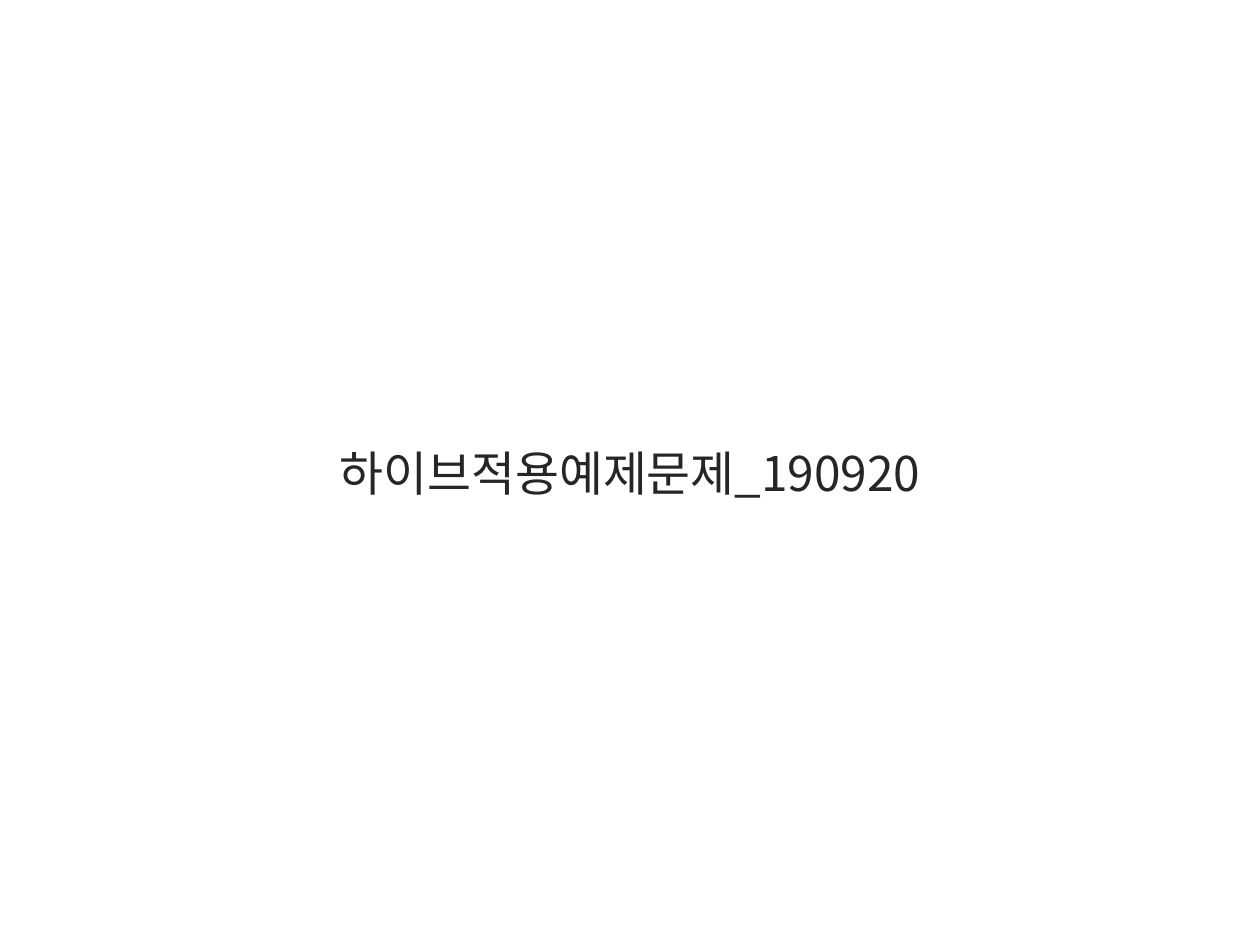
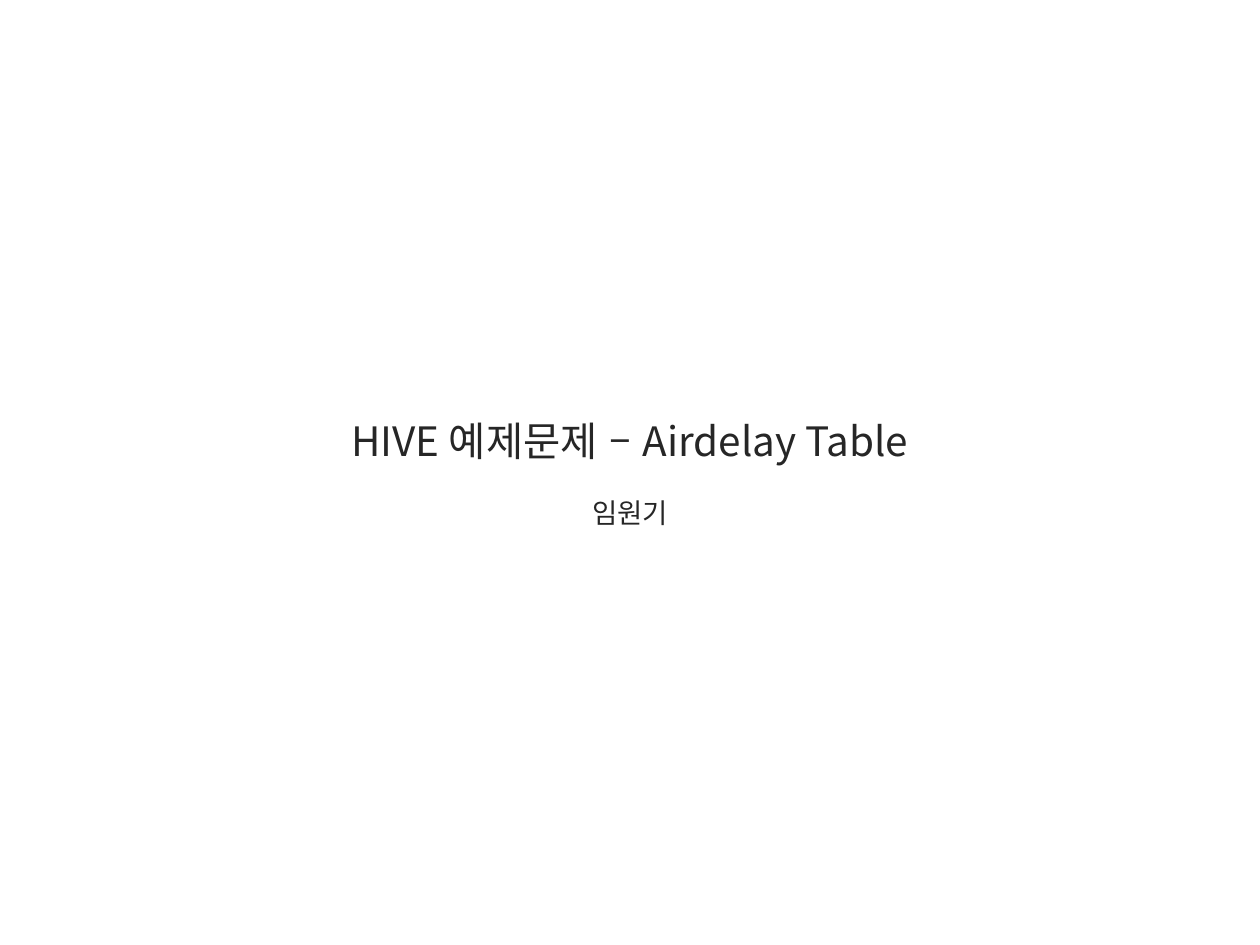
Before and after one commit to limwonki0619/Reference, a slide deck: slide 1 of Hadoop/HIVE/hive_example/HIVE_예제.pptx. Drawn at 1260x945 pixels with LibreOffice and Linux fonts; fonts in the diff are those of the drawing. Boxes give left, top, right and bottom in pixels: in the first picture for what was removed or moved away, otherwise in the second. Text is boxed around its words. In the diff, an @@ line names an element or a change of style, - is before the commit and + after.

Commit message:
HIVE 예제

```diff
--- a/Hadoop/HIVE/hive_example/HIVE_예제.pptx
+++ b/Hadoop/HIVE/hive_example/HIVE_예제.pptx
@@ text at [351, 422, 909, 525]: text changed; size 27.3 to 23.1 pt @@
-하이브적용예제문제_190920
+HIVE 예제문제 – Airdelay Table
+임원기
```
Also in this commit, not shown: 1 other file.
